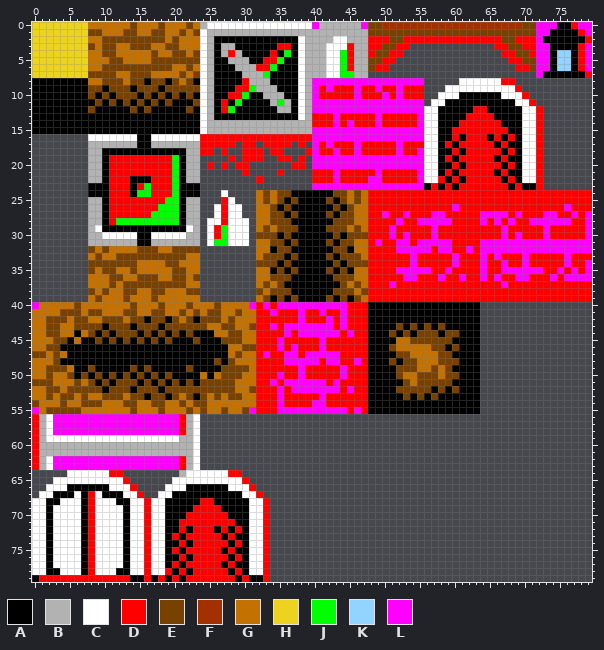
Sprite sheet: Project/Content/Sprites/Tilemap.png. Above: the version before the commit.
The file is 80x80 pixels.
Palette (. is transparent): A #000000  B #b2b2b2  C #ffffff  D #ff0000  E #794100  F #a23000  G #c37100  H #ebd320  J #00ff00  K #92d3ff  L #ff00ff
Pixels before (only the part around the change), first column x 34:
61 ..............................................
62 ..............................................
63 ..............................................
64 ..............................................
65 ..............................................
66 ..............................................
67 ..............................................
68 ..............................................
69 ..............................................
70 ..............................................
71 ..............................................
72 ..............................................
73 ..............................................
74 ..............................................
75 ..............................................
76 ..............................................
77 ..............................................
78 ..............................................
79 ..............................................
And afterwards:
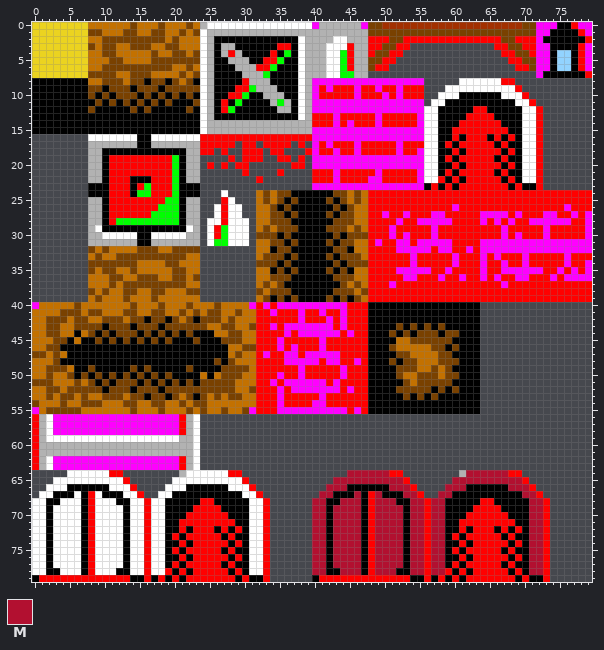
Colours new in this view: M #b21030
The exact change:
Changed rows in their new state; - is an unchanged pixel.
first column x 40:
64 -----MMMMMMDD--------BMMMMMMDD----
65 ---MMMMMMMMMMD------MMMMMMMMMMD---
66 --MMMAAAAAAMMMD----MMMAAAAAAMMMD--
67 -MMAAAMADMAAAMMD--MMAAAAAAAAAAMMD-
68 MMAAMMMADMMMAAMMDMMAAAAADDAAAAAMMD
69 MMAMMMMADMMMMAMMDMMAAAADDDDAAAAMMD
70 MMAMMMMADMMMMAMMDMMAAADDDDDDAAAMMD
71 MMAMMMMADMMMMAMMDMMAADDDDDDDDAAMMD
72 MMAMMMMADMMMMAMMDMMAADADDDADADAMMD
73 MMAMMMMADMMMMAMMDMMADADDDDDADAAMMD
74 MMAMMMMADMMMMAMMDMMAADADDDDDADAMMD
75 MMAMMMMADMMMMAMMDMMADADDDDDADAAMMD
76 MMAMMMMADMMMMAMMDMMAADADDDDDADAMMD
77 MMAMMMMADMMMMAMMDMMADADDDDDADAAMMD
78 MMAAMMMADMMMAAMMDMMDADADDDDDADAMMD
79 ADDDDDDDDDDDDDAADADADADDDDDDDADAAD
Changed places in both pictures, as pixel boxes (x1, y1, x2, y2):
added: (312, 470, 550, 582)
